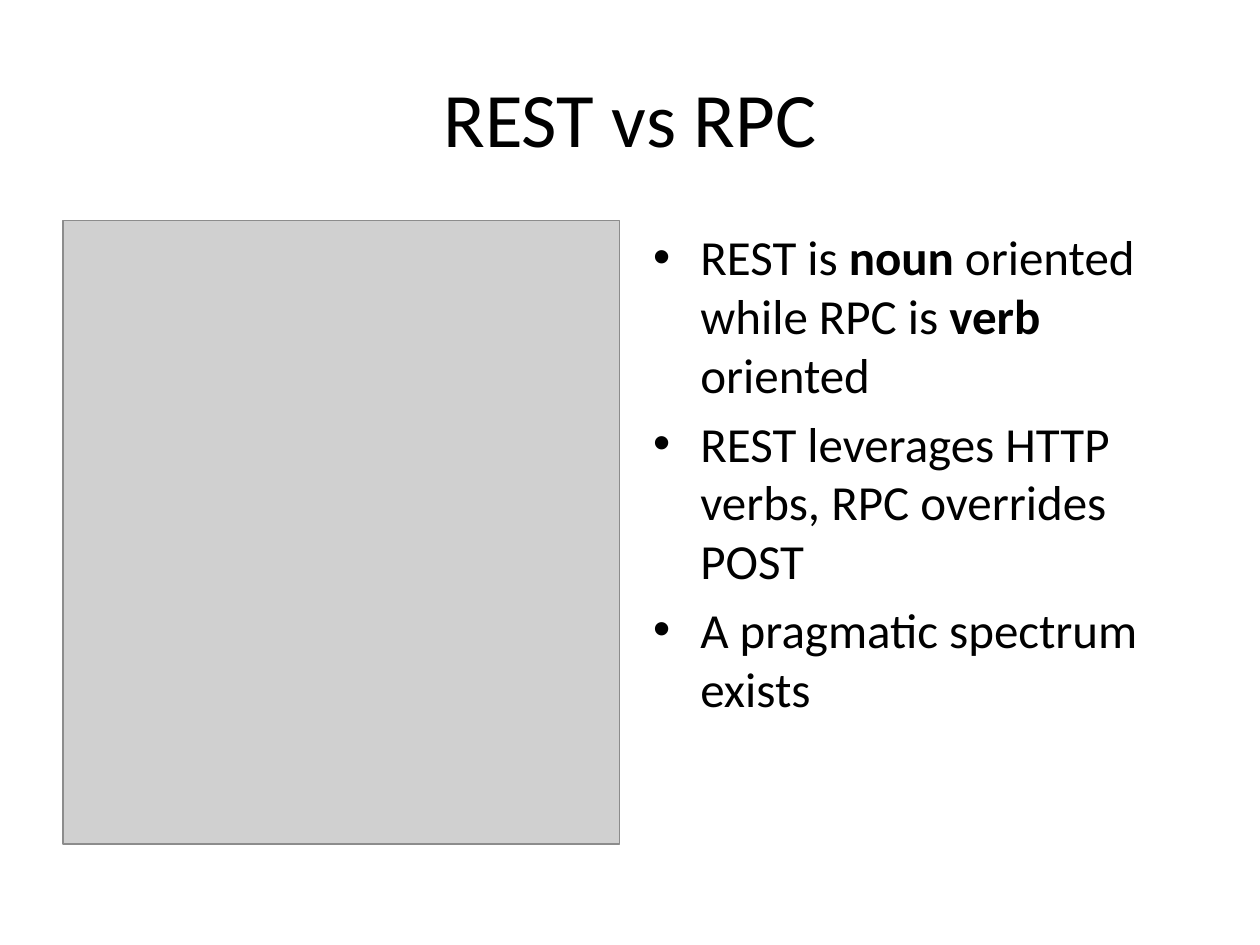
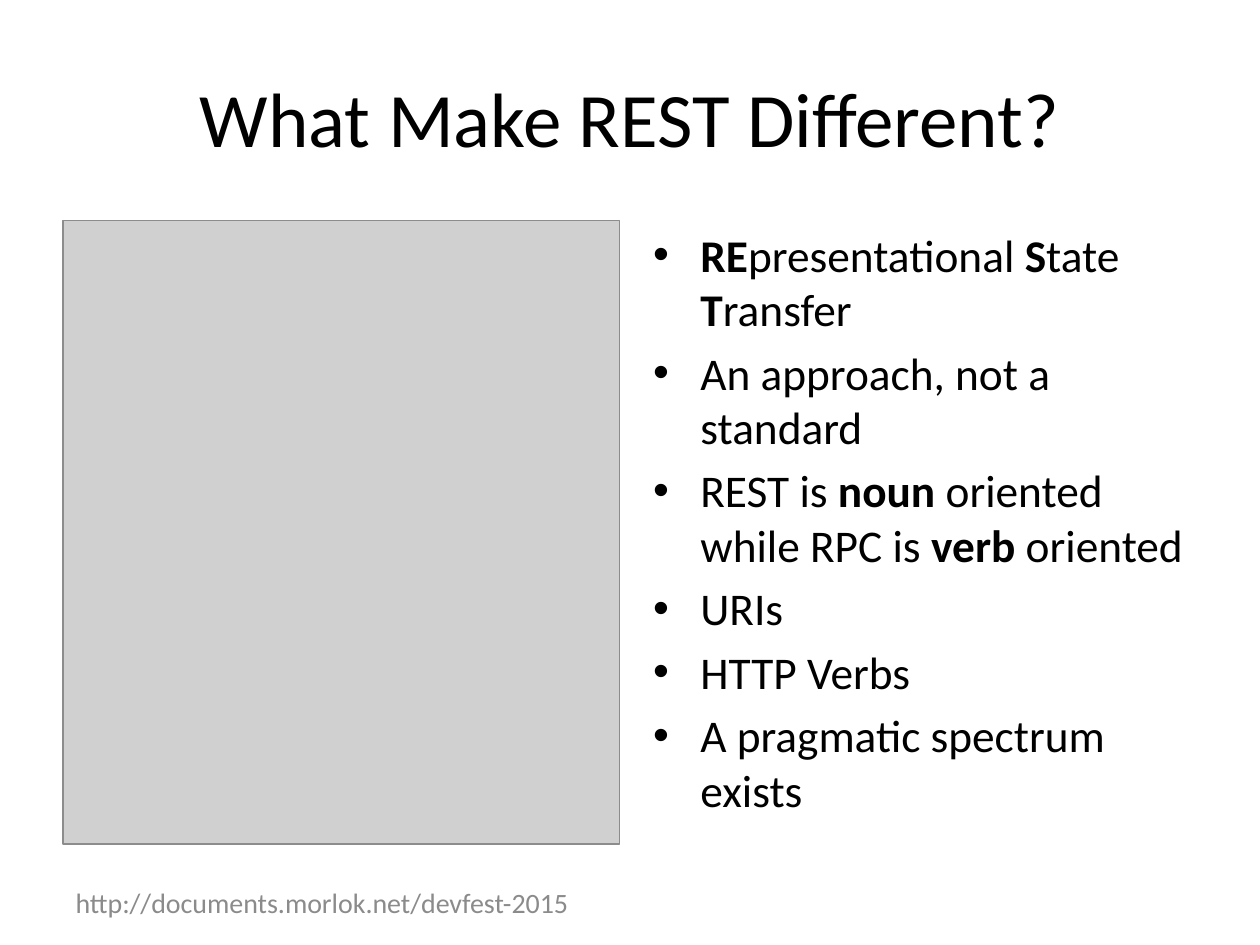
Before and after one commit to rmorlok/RESTfulServicesInPythonPresentation, a slide deck: slide 4 of RESTfulAppEngine.pptx (slide 3 before the commit). Drawn at 1260x945 pixels with LibreOffice and Linux fonts; fonts in the diff are those of the drawing; grey boxes stand for pictures. Boxes give left, top, right and bottom in pixels: in the first picture for what was removed or moved away, otherwise in the second. Text is boxed around its words. In the diff, an @@ line names an element or a change of style, - is before the commit and + after.

```diff
--- a/RESTfulAppEngine.pptx
+++ b/RESTfulAppEngine.pptx
@@ title at <box>200,93,1059,148</box>: text changed @@
-REST vs RPC
+What Make REST Different?
@@ text at <box>700,240,1120,445</box>: paragraphs added @@
+• REpresentational State Transfer
+• An approach, not a standard
@@ text at <box>700,475,1183,808</box>: size 28 to 25.9 pt in "REST is noun oriented while RPC is ...", "A pragmatic spectrum exists" @@
@@ text at <box>700,596,910,690</box>: text changed; size 28 to 25.9 pt @@
-• REST leverages HTTP verbs, RPC overrides POST
+• URIs
+• HTTP Verbs
@@ text added at <box>76,893,569,918</box>, 16 pt, text #8C8C8C @@
+http://documents.morlok.net/devfest-2015
```
Also in this commit, not shown: 9 other slides changed, 25 slides added, 7 other files.
